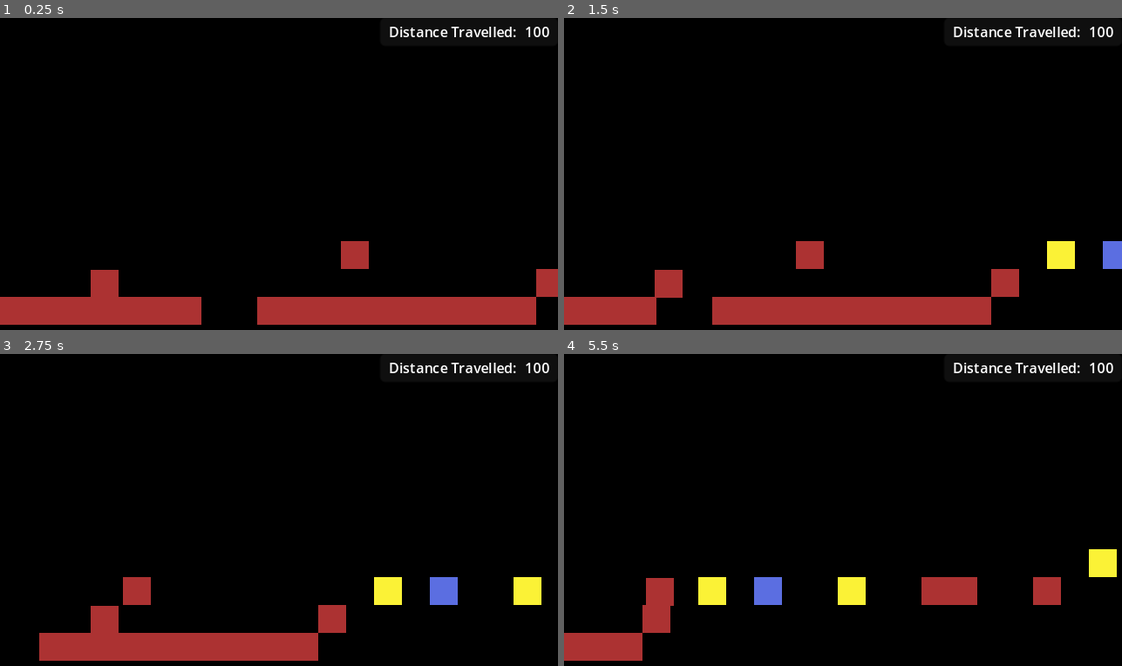
Above: before the commit, frames 1-4 (two rows, left to right).
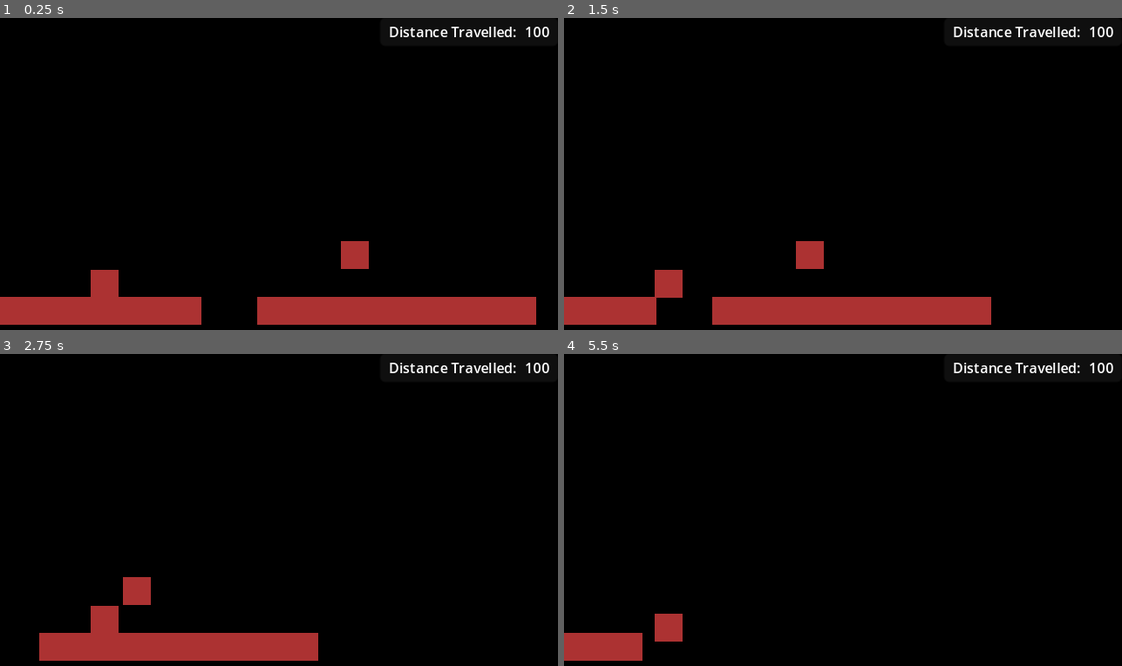
Above: after the commit, the same moments.

Repository: AtlasWongy/pain_dora_the_game
Game: Godot game, scene res://Scenes/main.tscn
Two runs of this game, one before a commit and one after it. Both use one fixed random seed, a clock stepped at 60 frames per second and the inputs below. The engine's default icon, where the game draws it, is replaced by a stand-in: a white triangle on a blue panel in a dark square.
Inputs:
- Up to frame 1 (0.25 s): no input
- Up to frame 2 (1.5 s): tap Enter (ui_accept) at 0.5, 0.77 s; hold Left (change_color) 0.53-1.28 s; hold D (movement_right) from 0.53 s (still down); tap Left (change_color) at 1.35 s
- Up to frame 3 (2.75 s): tap Enter (ui_accept) at 1.52 s; release D (movement_right) at 2.03 s; hold A (movement_left) from 2.03 s (still down); hold Left (change_color) from 2.03 s (still down)
- Up to frame 4 (5.5 s): release A (movement_left) at 2.78 s; release Left (change_color) at 2.78 s; hold D (movement_right) 2.78-4.28 s; tap Left (change_color) at 2.85, 4.35 s; tap Enter (ui_accept) at 3.02, 3.77, 4.52 s; hold Left (change_color) 3.53-4.28 s; hold A (movement_left) 4.28-5.03 s; hold D (movement_right) from 5.03 s (still down); hold Left (change_color) from 5.03 s (still down)

The runs differ from the first frame. In frame 1, 0.3% of the frame differs, in the area x 96-100%, y 80-90%; in frame 2, 1.2%; in frame 3, 1.8%; in frame 4, 4.1%, in the area x 14-100%, y 62-93%.
Error after the commit: Cannot call method 'reparent' on a null value. (res://Scenes/platform_handler.gd:23)

Commit message:
init new platformer

Diff:
--- a/paindora/Platforms/platform_generator.tscn
+++ b/paindora/Platforms/platform_generator.tscn
@@ -1,19 +1,9 @@
-[gd_scene load_steps=5 format=3 uid="uid://bom8rb8452xbf"]
+[gd_scene load_steps=3 format=3 uid="uid://bom8rb8452xbf"]
 
-[ext_resource type="Script" path="res://Platforms/platform_generator.gd" id="1_ohcre"]
-[ext_resource type="Script" path="res://Platforms/Tile/tile.gd" id="2_tfugh"]
+[ext_resource type="Script" path="res://Platforms/platform_generator_new.gd" id="1_5md47"]
 [ext_resource type="PackedScene" uid="uid://cekli5y6ki46h" path="res://Platforms/platform.tscn" id="3_h84em"]
 
-[sub_resource type="Resource" id="Resource_v86db"]
-script = ExtResource("2_tfugh")
-height_changed = false
-is_skipped = false
-tile_pos = Vector2i(0, 9)
-tile_color = Vector2i(5, 0)
-
-[node name="PlatformGenerator" type="Node2D" node_paths=PackedStringArray("platform")]
-script = ExtResource("1_ohcre")
-platform = NodePath("Platform")
-tile = SubResource("Resource_v86db")
+[node name="PlatformGenerator" type="Node2D"]
+script = ExtResource("1_5md47")
 
 [node name="Platform" parent="." instance=ExtResource("3_h84em")]
--- /dev/null
+++ b/paindora/Platforms/platform_generator_new.gd
@@ -0,0 +1,154 @@
+extends Node
+class_name PlatformGeneratorNew
+
+@export_category("Platform and Tile")
+@export var platform: Platform
+@export var tile: Tile
+
+@export_category("Tile Update Settings")
+@export var max_tile_num: int = 20
+@export var min_tile_gap: int = 2
+@export var max_tile_gap: int = 3
+
+var atlas_tile_coordinates: Dictionary = {
+	0: Vector2i(5, 0),
+	1: Vector2i(6, 0),
+	2: Vector2i(7, 0)
+}
+
+var color_weights: PackedFloat32Array = PackedFloat32Array([0.7, 0.15, 0.15])
+var height_weights: PackedFloat32Array = PackedFloat32Array([0.5, 0.25, 0.25])
+
+var max_tile_height: int = -1
+var min_tile_height: int = 10
+var tile_height: int = 9
+var tile_absent_counter: int = 0
+
+func _ready() -> void:
+	generate_platform()
+
+func generate_platform() -> Platform:
+	for pos_x in range(0, 20):
+		continue
+	# Maybe try update tile properties first
+	# Then build the tile
+	return platform
+
+func build_tile(current_tile: Tile) -> void:
+	if !current_tile.is_skipped:
+		tile_absent_counter = 0
+		platform.set_cell(current_tile.tile_pos, 1, current_tile.tile_color, 0)
+
+func update_tile_properties(current_tile: Tile, x_coord: int) -> void:
+	pass
+
+#extends Node
+#class_name PlatformGenerator
+#
+#@export var platform: Platform
+#@export var tile: Tile
+#
+#var atlas_tile_coordinates: Dictionary = {
+	#0: Vector2i(5, 0),
+	#1: Vector2i(6, 0),
+	#2: Vector2i(7, 0)
+#}
+#
+#var color_weights: PackedFloat32Array = PackedFloat32Array([0.7, 0.15, 0.15])
+#var height_weights: PackedFloat32Array = PackedFloat32Array([0.5, 0.25, 0.25])
+#
+#var max_tile_height: int = -1
+#var min_tile_height: int = 10
+#var tile_height: int = 9
+#var tile_absent_counter: int = 0
+#
+#func _ready() -> void:
+	#generate_platform()
+#
+#func generate_platform() -> Platform:
+	#for pos_x in range(0, 20):
+		#build_tile(tile)
+		#tile = update_tile_properties(tile, pos_x)
+	#return platform
+		#
+#func build_tile(current_tile: Tile) -> void:
+	#if !current_tile.is_skipped:
+		#tile_absent_counter = 0can_grab = false
+		#platform.set_cell(current_tile.tile_pos, 1, current_tile.tile_color, 0)
+#
+#func update_tile_properties(current_tile: Tile, x_coords: int) -> Tile:
+	#if (tile_absent_counter == 2) and current_tile.is_skipped:
+		#current_tile.height_changed = false
+		#current_tile.is_skipped = false
+		#current_tile.tile_pos = Vector2i(x_coords + 1, current_tile.tile_pos.y)
+		#current_tile.tile_color = change_tile_color()
+		#return current_tile
+	#elif current_tile.height_changed:
+		#if current_tile.is_skipped:
+			#current_tile.is_skipped = false
+			#current_tile.tile_pos = Vector2i(x_coords + 1, current_tile.tile_pos.y)
+			#current_tile.tile_color = change_tile_color()
+		#else:
+			#current_tile.height_changed = false
+		#return current_tile
+	#else:
+		#if !check_tile_should_skip():
+			#current_tile.is_skipped = false
+			#current_tile.tile_pos = Vector2i(x_coords + 1, current_tile.tile_pos.y)
+			#current_tile.tile_color = change_tile_color()
+		#else:
+			#if change_tile_height(current_tile)[1]:
+				#current_tile.height_changed = true
+			#current_tile.is_skipped = true
+		#return current_tile
+#
+#func check_tile_should_skip() -> bool:
+	#if (tile_absent_counter + 1) < 3:
+		#var rng: RandomNumberGenerator = RandomNumberGenerator.new()
+		#var skip_tile_weights: PackedFloat32Array = PackedFloat32Array([0.65, 0.35])
+		#var is_tile_skipped: Array = [true, false]
+		#if is_tile_skipped[rng.rand_weighted(skip_tile_weights)] == true:
+			#tile_absent_counter += 1
+			#return true
+		#else:
+			#return false
+	#else:
+		#return false
+		#
+#func change_tile_color() -> Vector2i:
+	#var rng: RandomNumberGenerator = RandomNumberGenerator.new()
+	#var new_tile_color: Vector2i = atlas_tile_coordinates[rng.rand_weighted(color_weights)]
+	#adjust_tile_color_weights()
+	#return new_tile_color
+	#
+#func adjust_tile_color_weights() -> void:
+	#var max_val: float = 0.0
+#
+	#for weight in color_weights:
+		#if max_val < weight:
+			#max_val = weight
+#
+	#var max_val_idx: int = color_weights.find(max_val)
+#
+	#for i in range(0, color_weights.size(), 1):
+		#if i == max_val_idx:
+			#color_weights[i] -= 0.10
+		#else:
+			#color_weights[i] += 0.05
+#
+#func change_tile_height(current_tile: Tile) -> Array:
+	#var rng: RandomNumberGenerator = RandomNumberGenerator.new()
+	#var height_change_instructions: Array = ["unchanged", "increase", "decrease"]
+	#
+	#var is_height_altered: String = height_change_instructions[rng.rand_weighted(height_weights)]
+	#
+	#if is_height_altered == "unchanged":
+		#return [current_tile, false]
+	#elif is_height_altered == "increase" and max_tile_height < tile_height - 1:
+		#current_tile.tile_pos.y -= 1
+		#return [current_tile, true]
+	#elif is_height_altered == "decrease" and min_tile_height > tile_height + 1:
+		#current_tile.tile_pos.y += 1
+		#return [current_tile, true]
+	#else:
+		#return [current_tile, false]
